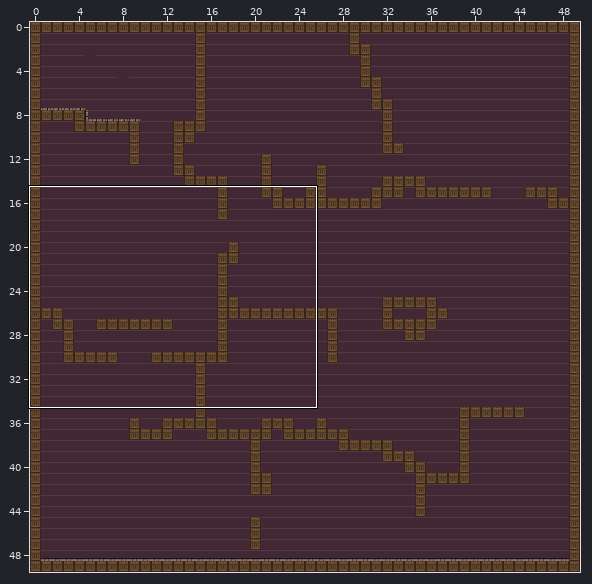
Two states of a Tiled map (JSON), SFML_Projekti/Levels/level2.json. Above: a wide view before the commit, with the close-up outlined.
Close-up. First the earlier version:
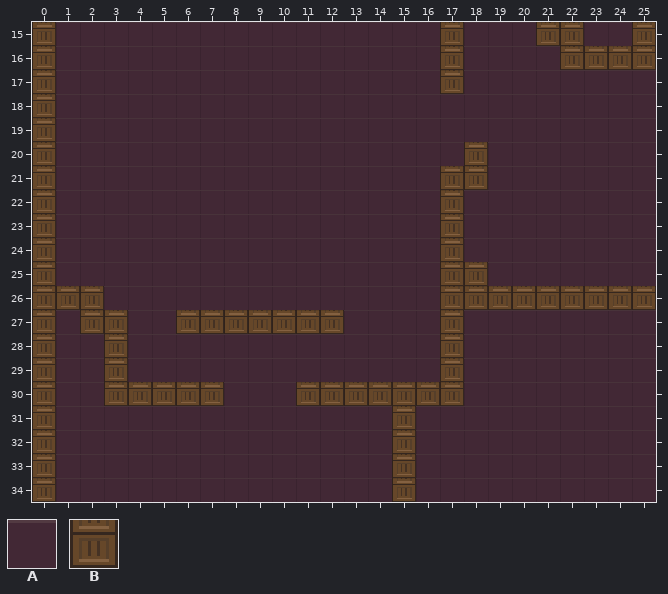
Cells are 16x16 px. Shown: x 0..25, y 15..34. The commit also changed other parts of the map, which this record leaves out.
Key: from "dungeon_tileset": A 90, B 190.
_ is an empty cell, # one hidden under a higher layer.
Layer "Tile Layer 1" before, first column x 0:
15 #AAAAAAAAAAAAAAAA#AAA##AA#
16 #AAAAAAAAAAAAAAAA#AAAA####
17 #AAAAAAAAAAAAAAAA#AAAAAAAA
18 #AAAAAAAAAAAAAAAAAAAAAAAAA
19 #AAAAAAAAAAAAAAAAAAAAAAAAA
20 #AAAAAAAAAAAAAAAAA#AAAAAAA
21 #AAAAAAAAAAAAAAAA##AAAAAAA
22 #AAAAAAAAAAAAAAAA#AAAAAAAA
23 #AAAAAAAAAAAAAAAA#AAAAAAAA
24 #AAAAAAAAAAAAAAAA#AAAAAAAA
25 #AAAAAAAAAAAAAAAA##AAAAAAA
26 ###AAAAAAAAAAAAAA#########
27 #A##AA#######AAAA#AAAAAAAA
28 #AA#AAAAAAAAAAAAA#AAAAAAAA
29 #AA#AAAAAAAAAAAAA#AAAAAAAA
30 #AA#####AAA#######AAAAAAAA
31 #AAAAAAAAAAAAAA#AAAAAAAAAA
32 #AAAAAAAAAAAAAA#AAAAAAAAAA
33 #AAAAAAAAAAAAAA#AAAAAAAAAA
34 #AAAAAAAAAAAAAA#AAAAAAAAAA
Layer "collision layer" before, first column x 0:
15 B________________B___BB__B
16 B________________B____BBBB
17 B________________B________
18 B_________________________
19 B_________________________
20 B_________________B_______
21 B________________BB_______
22 B________________B________
23 B________________B________
24 B________________B________
25 B________________BB_______
26 BBB______________BBBBBBBBB
27 B_BB__BBBBBBB____B________
28 B__B_____________B________
29 B__B_____________B________
30 B__BBBBB___BBBBBBB________
31 B______________B__________
32 B______________B__________
33 B______________B__________
34 B______________B__________
The result:
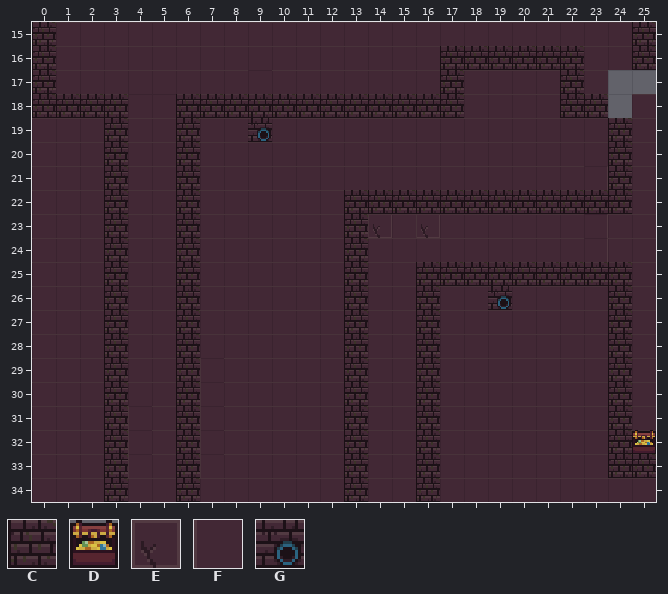
Further tiles: from "dungeon_tileset": C 51, D 86, E 92, F 105, G 151.
Diff:
Changed rows in their new state; . is an unchanged cell.
Layer "Tile Layer 1":
first column x 1:
16 .................____....
17 ....................._.__
18 ___..____________....___.
19 .._.._................._.
20 .._.._................._.
21 .._.._................._.
22 .._.._......____._______.
23 .._.._......_E.E.........
24 .._.._......_............
25 .._.._......_.._..______.
26 .._.._......_.._.........
27 ............_.._......._.
28 ....._......_.._......._.
29 ....._......_.._......._.
30 ......F................_.
31 .._.._......_.._......._.
32 .._.._......_.._......._.
33 .._.._......_.._.......__
34 .._.._......_.._.........
Layer "Tile Layer 2":
first column x 0:
15 C................_...__..C
16 C................CCCCCC__C
17 C................C....C...
18 CCCC..CCCCCCCCCCCC....CC..
19 _..C..C..G..............C.
20 _..C..C..........._.....C.
21 _..C..C..........__.....C.
22 _..C..C......CCCCCCCCCCCC.
23 _..C..C......C..._........
24 _..C..C......C..._........
25 _..C..C......C..CCCCCCCCC.
26 ___C..C......C..C__G____C_
27 _._C..C______C..C_......C.
28 _..C..C......C..C_......C.
29 _..C..C......C..C_......C.
30 _..C__C_...__C__C_......C.
31 _..C..C......C._C.......C.
32 _..C..C......C._C.......CD
33 _..C..C......C._C.......CC
34 _..C..C......C._C.........
Layer "collision layer" (now hidden):
first column x 0:
15 _................_...__.._
16 _................_....____
17 _................_........
18 _.........................
19 _.........................
20 _................._.......
21 _................__.......
22 _................_........
23 _................_........
24 _................_........
25 _................__.......
26 ___.............._________
27 _.__.._______...._........
28 _.._............._........
29 _.._............._........
30 _.._____..._______........
31 _.............._..........
32 _.............._..........
33 _.............._..........
34 _.............._..........
Boxes around the changes in both close-ups, in picture pixels (x1, y1, x2, y2):
changed: (32, 22, 656, 502)
